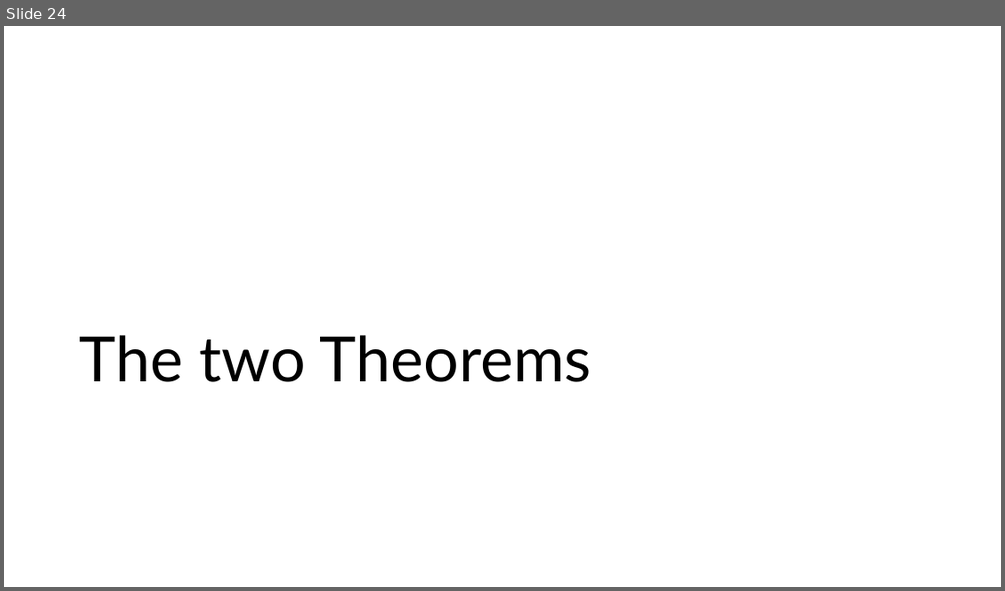
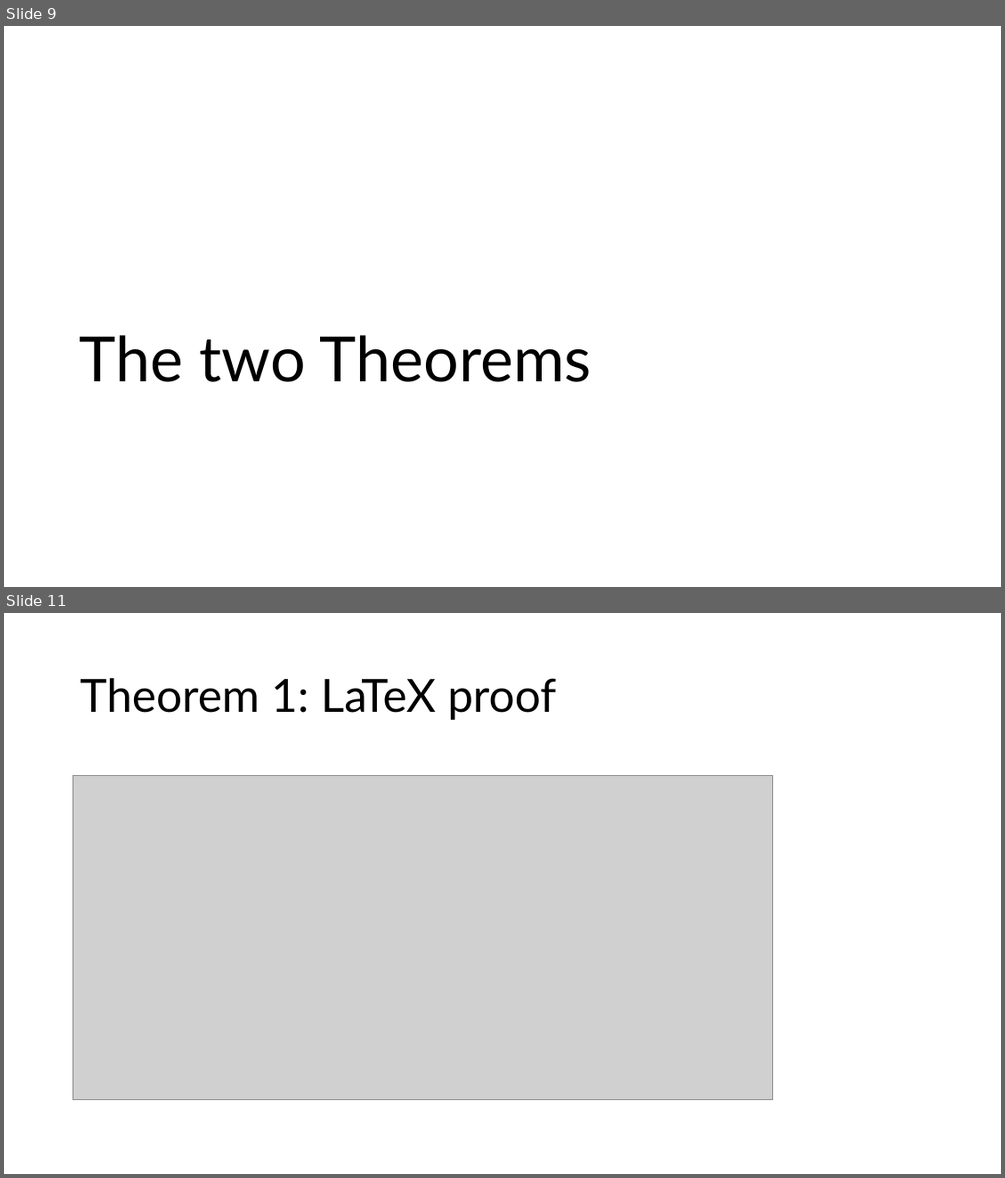
Before and after one commit to matematiflo/CompAssistedMath2024, a slide deck: Lean/Projects/06. Divisibility in rings (Algebra 1)/powerpoint/Lean Präsentation version 08.07.pptx. Shown one above the other, each under a label of ours: slide 24 before the commit, slides 9 and 11 after it; the slides between them are not shown. The pictures are 1005x591 and 1005x1178 pixels, drawn with LibreOffice and Linux fonts; fonts in the diff are those of the drawing; grey boxes stand for pictures. Boxes give left, top, right and bottom in pixels: in the first picture for what was removed or moved away, otherwise in the second. Text is boxed around its words. In the diff, an @@ line names an element or a change of style, - is before the commit and + after.

```diff
--- a/Lean/Projects/06. Divisibility in rings (Algebra 1)/powerpoint/Lean Präsentation version 08.07.pptx
+++ b/Lean/Projects/06. Divisibility in rings (Algebra 1)/powerpoint/Lean Präsentation version 08.07.pptx
@@ slide 11 added at (x1=4, y1=613, x2=1001, y2=1174), background #FFFFFF @@
@@ title added at (x1=80, y1=678, x2=556, y2=720), 44 pt, text #000000 @@
+Theorem 1: LaTeX proof
@@ picture added at (x1=73, y1=775, x2=773, y2=1100) @@
@@ what was slide 24 is now slide 9 @@
```
Also in this commit, not shown: 8 slides changed, 3 other slides added, 19 slides removed, 1 other file.
